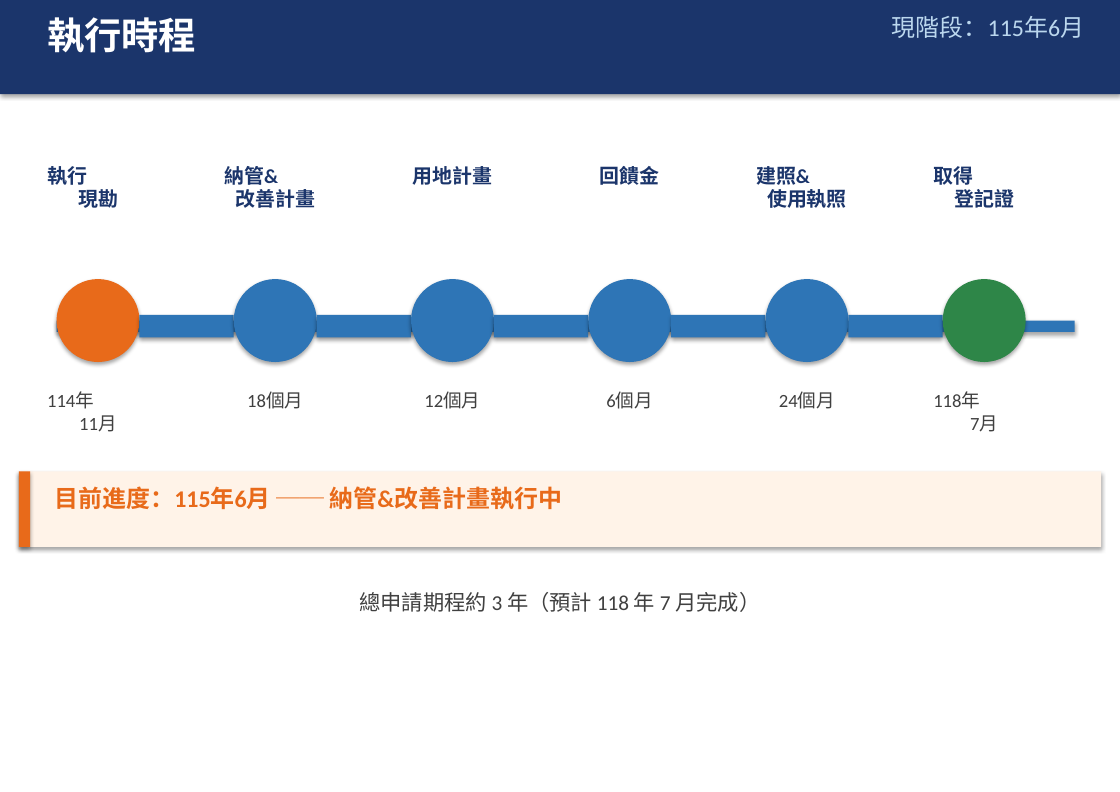
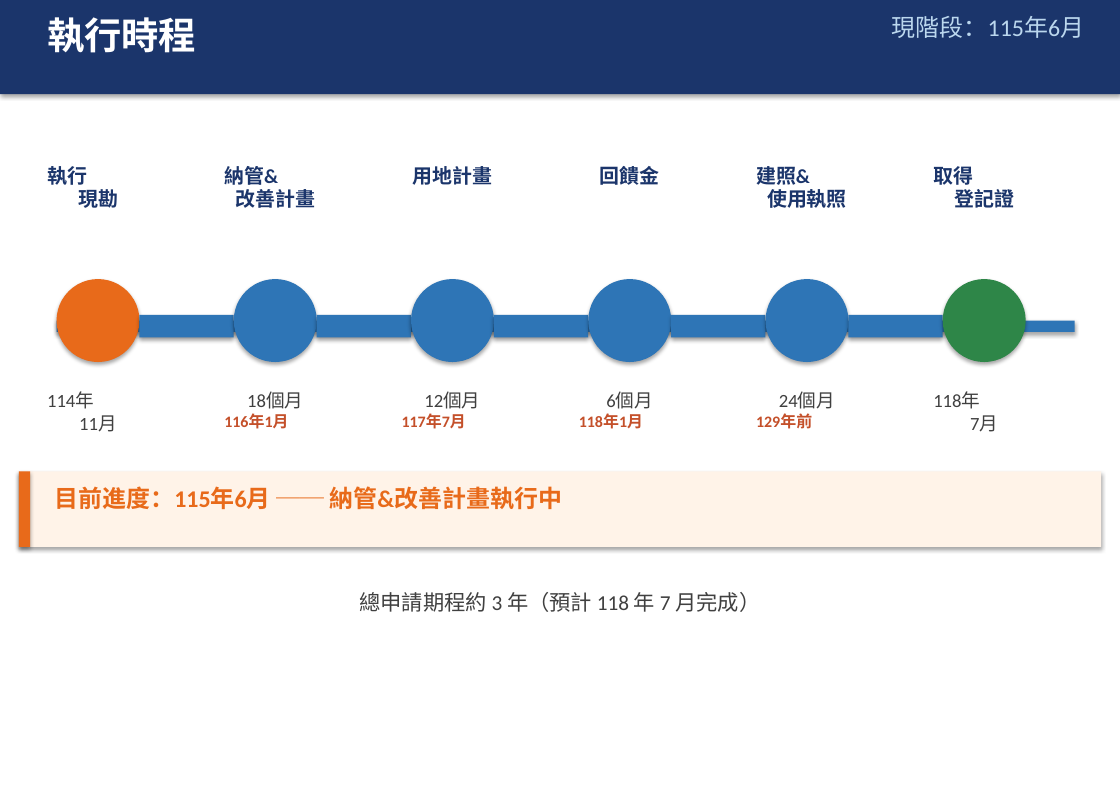
Before and after one commit to zealchou/museon-pages, a slide deck: slide 2 of reports/土地開發提案-簡化版.pptx. Drawn at 1120x792 pixels with LibreOffice and Linux fonts; fonts in the diff are those of the drawing. Boxes give left, top, right and bottom in pixels: in the first picture for what was removed or moved away, otherwise in the second. Text is boxed around its words. In the diff, an @@ line names an element or a change of style, - is before the commit and + after.

Commit message:
update: 時程軸各節點加入推估日期

```diff
--- a/reports/土地開發提案-簡化版.pptx
+++ b/reports/土地開發提案-簡化版.pptx
@@ text at (x1=224, y1=413, x2=288, y2=429): paragraph added @@
+116年1月
@@ text at (x1=402, y1=413, x2=466, y2=429): paragraph added @@
+117年7月
@@ text at (x1=579, y1=413, x2=643, y2=429): paragraph added @@
+118年1月
@@ text at (x1=756, y1=413, x2=812, y2=429): paragraph added @@
+129年前
```
